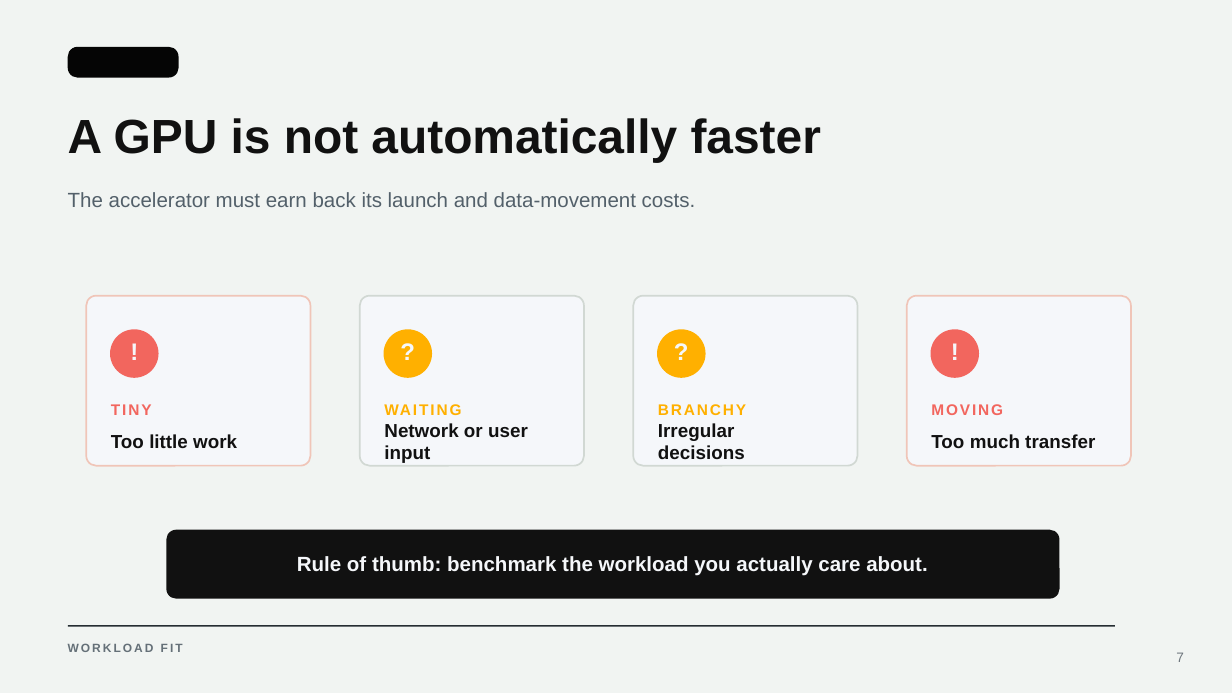
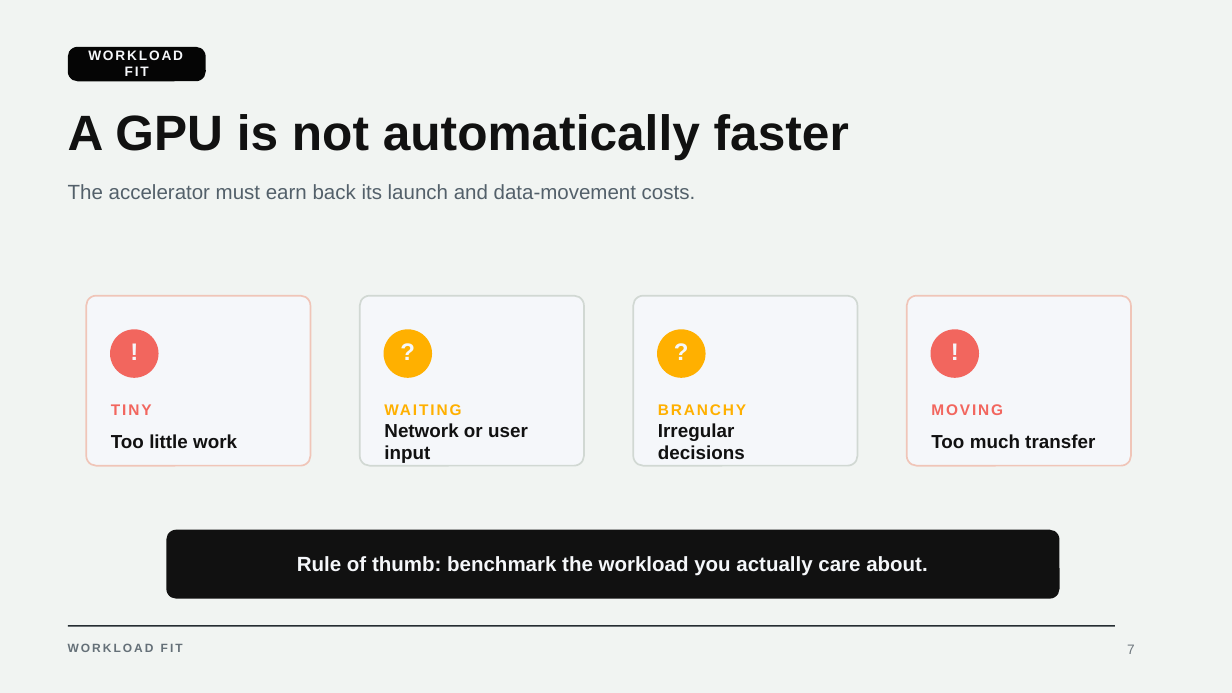
Before and after one commit to learnwithraghu/introduction-to-gpu, a slide deck: slide 7 of slides/introduction-to-gpu-slides.pptx. Drawn at 1232x693 pixels with LibreOffice and Linux fonts; fonts in the diff are those of the drawing. Boxes give left, top, right and bottom in pixels: in the first picture for what was removed or moved away, otherwise in the second. Text is boxed around its words. In the diff, an @@ line names an element or a change of style, - is before the commit and + after.

Commit message:
Polish GPU presentation layout

```diff
--- a/slides/introduction-to-gpu-slides.pptx
+++ b/slides/introduction-to-gpu-slides.pptx
@@ rounded rectangle: place and size @@
-rounded rectangle at bbox=[68, 47, 179, 78]
+rounded rectangle at bbox=[68, 47, 206, 81]
@@ rounded rectangle at bbox=[68, 47, 206, 81]: proportions changed @@
@@ text "WORKLOAD FIT": place and size @@
-text "WORKLOAD FIT" at bbox=[74, 47, 171, 77]
+text "WORKLOAD FIT" at bbox=[88, 50, 183, 76]
@@ text "WORKLOAD FIT" at bbox=[88, 50, 183, 76]: text colour #050505 to #F5F7FA, letter spacing 1.2 to 1.1 pt @@
@@ text "A GPU is not automatically ..." at bbox=[68, 114, 849, 160]: size 28 to 29 pt @@
@@ text "The accelerator must earn back ...": place and size @@
-text "The accelerator must earn back ..." at bbox=[68, 192, 695, 207]
+text "The accelerator must earn back ..." at bbox=[68, 184, 695, 199]
@@ page number: place and size @@
-page number at bbox=[1176, 652, 1184, 662]
+page number at bbox=[1127, 644, 1135, 654]
```
Also in this commit, not shown: 17 other slides changed, 2 other files.
